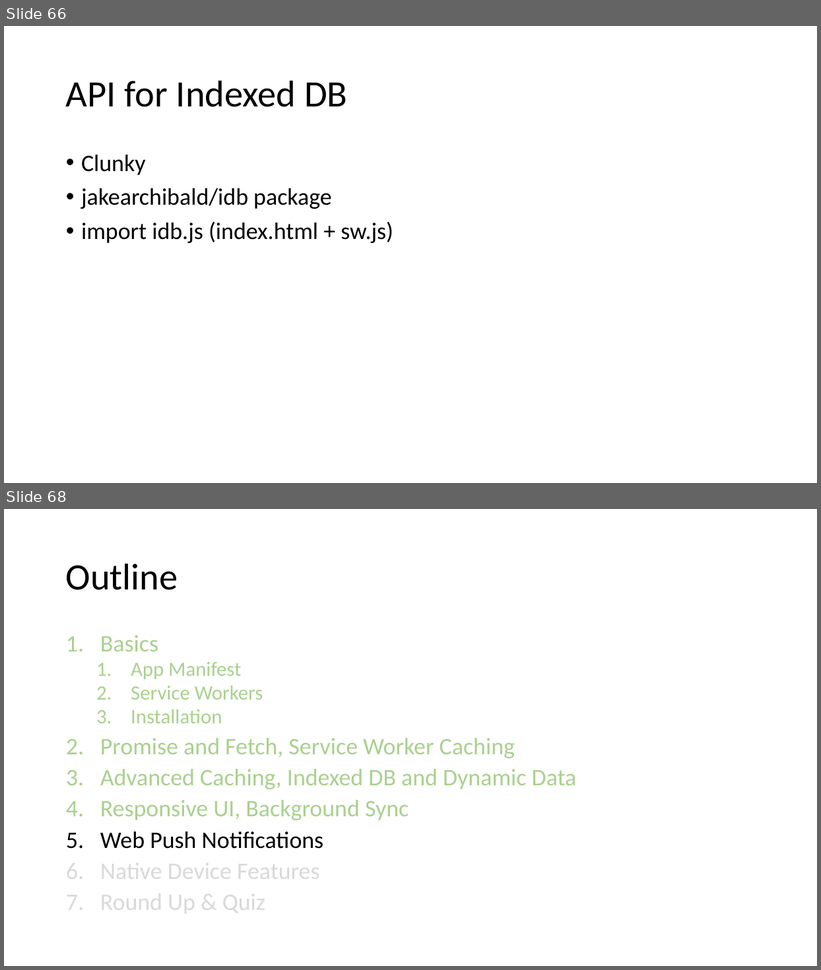
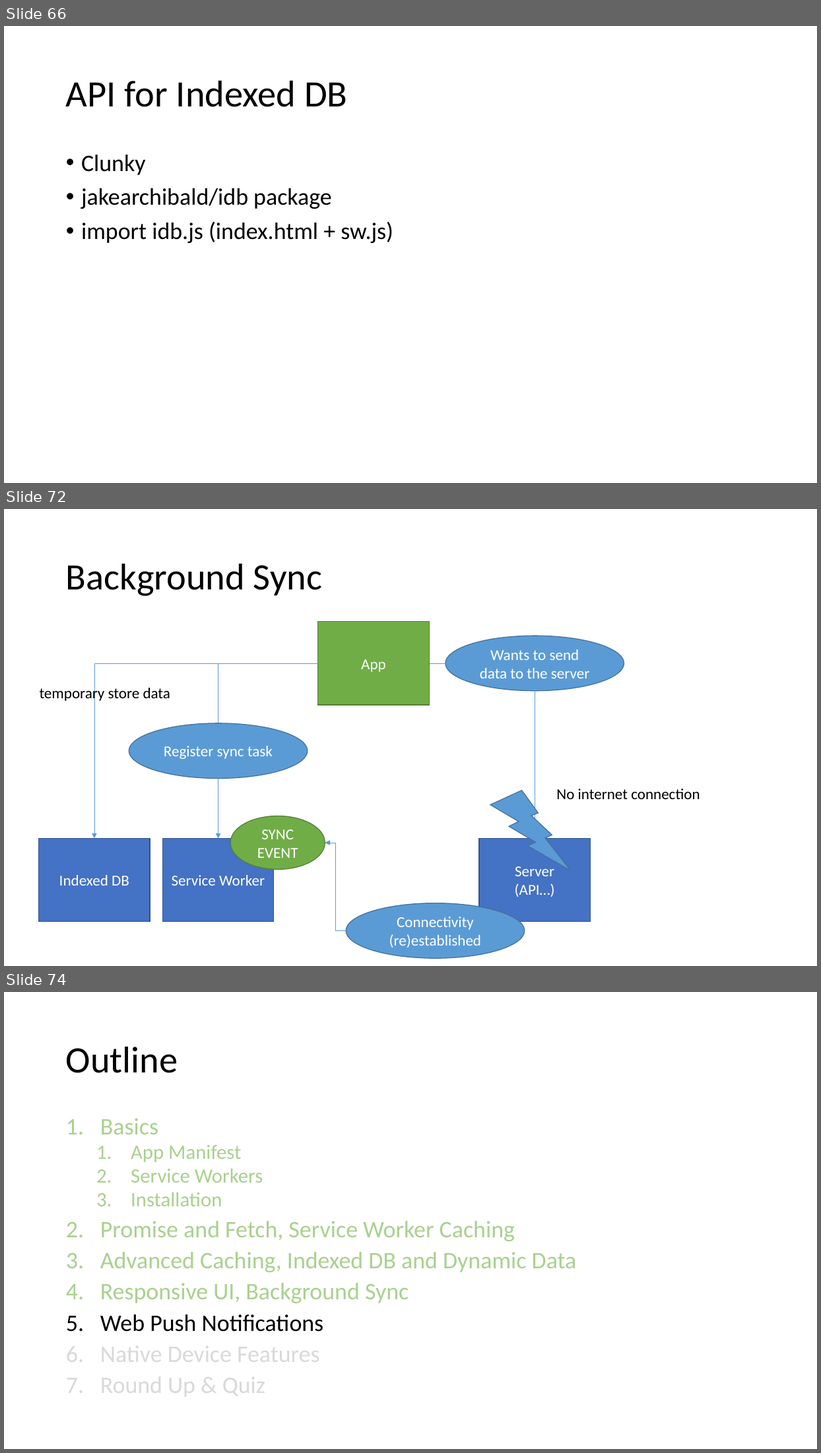
Before and after one commit to SteveNox/PWACourseProgress, a slide deck: course/Progressive Web Apps.pptx. Shown one above the other, each under a label of ours: slides 66 and 68 before the commit, slides 66, 72 and 74 after it; the slides between them are not shown. The pictures are 821x970 and 821x1453 pixels, drawn with LibreOffice and Linux fonts; fonts in the diff are those of the drawing. Boxes give left, top, right and bottom in pixels: in the first picture for what was removed or moved away, otherwise in the second. Text is boxed around its words. In the diff, an @@ line names an element or a change of style, - is before the commit and + after.

Commit message:
working offline sync for added records

```diff
--- a/course/Progressive Web Apps.pptx
+++ b/course/Progressive Web Apps.pptx
@@ slide 72 added at [4, 509, 817, 966], background #FFFFFF @@
@@ title added at [66, 563, 322, 596], 44 pt, text #000000 @@
+Background Sync
@@ rectangle added at [318, 622, 430, 706], fill #70AD47, outline #538035 1 pt, 18 pt, text #FFFFFF @@
+App
@@ ellipse added at [446, 636, 624, 691], fill #5B9BD5, outline #43739E 1 pt, 18 pt, text #FFFFFF @@
+Wants to send data to the server
@@ elbow arrow added from (318, 663) to (94, 839), #5B9BD5 0.5 pt @@
@@ elbow arrow added from (318, 663) to (218, 839), #5B9BD5 0.5 pt @@
@@ elbow arrow added from (430, 663) to (535, 839), #5B9BD5 0.5 pt @@
@@ text added at [40, 685, 170, 702], 18 pt, text #000000 @@
+temporary store data
@@ ellipse added at [129, 723, 308, 779], fill #5B9BD5, outline #43739E 1 pt, 18 pt, text #FFFFFF @@
+Register sync task
@@ lightning bolt added at [491, 791, 572, 871], fill #5B9BD5, outline #43739E 1 pt @@
@@ text added at [556, 789, 700, 799], 18 pt, text #000000 @@
+No internet connection
@@ ellipse added at [230, 817, 325, 870], fill #70AD47, outline #538035 1 pt, 18 pt, text #FFFFFF @@
+SYNC EVENT
@@ rectangle added at [39, 839, 150, 923], fill #4472C4, outline #325491 1 pt, 18 pt, text #FFFFFF @@
+Indexed DB
@@ rectangle added at [162, 839, 274, 923], fill #4472C4, outline #325491 1 pt, 18 pt, text #FFFFFF @@
+Service Worker
@@ elbow arrow added from (346, 931) to (325, 843), #5B9BD5 0.5 pt @@
@@ rectangle added at [479, 839, 590, 923], fill #4472C4, outline #325491 1 pt, 18 pt, text #FFFFFF @@
+Server
+(API…)
@@ ellipse added at [346, 904, 525, 958], fill #5B9BD5, outline #43739E 1 pt, 18 pt, text #FFFFFF @@
+Connectivity (re)established
@@ what was slide 68 is now slide 74 @@
```
Also in this commit, not shown: 2 slides changed, 5 other slides added, 6 other files.
